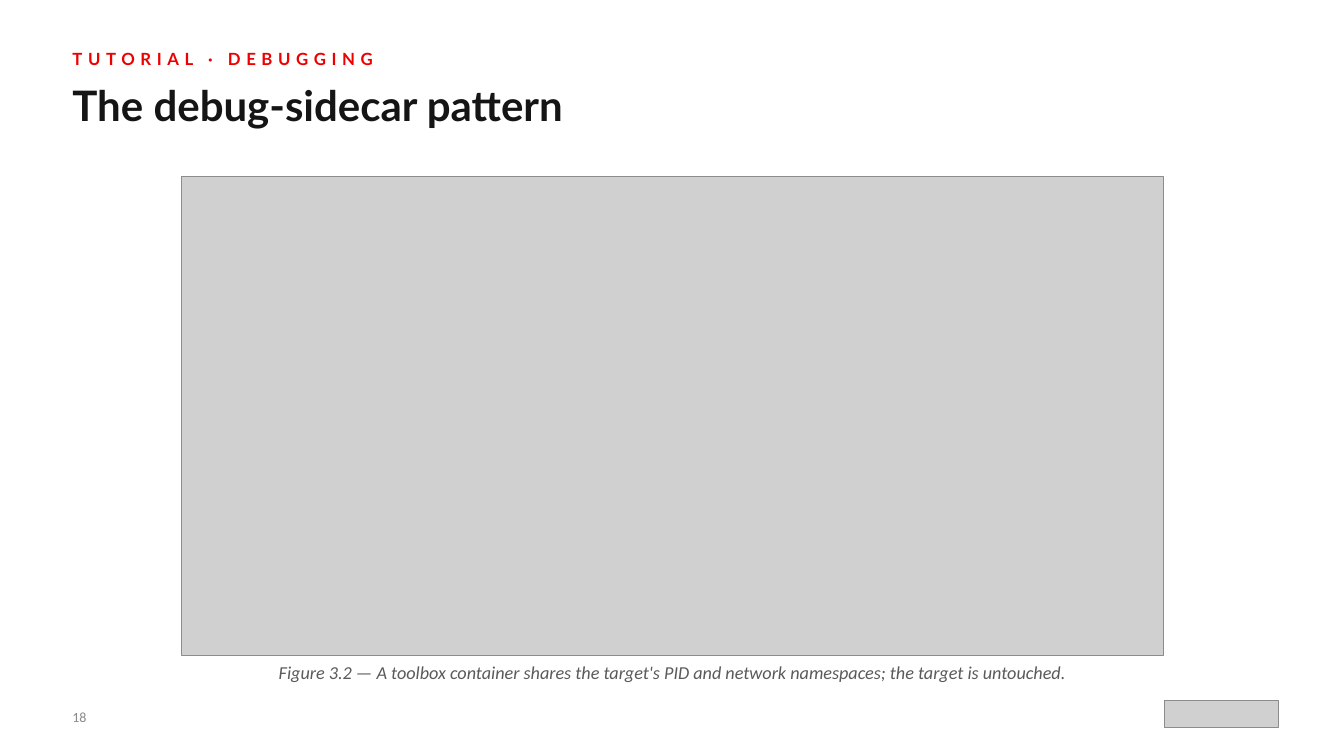
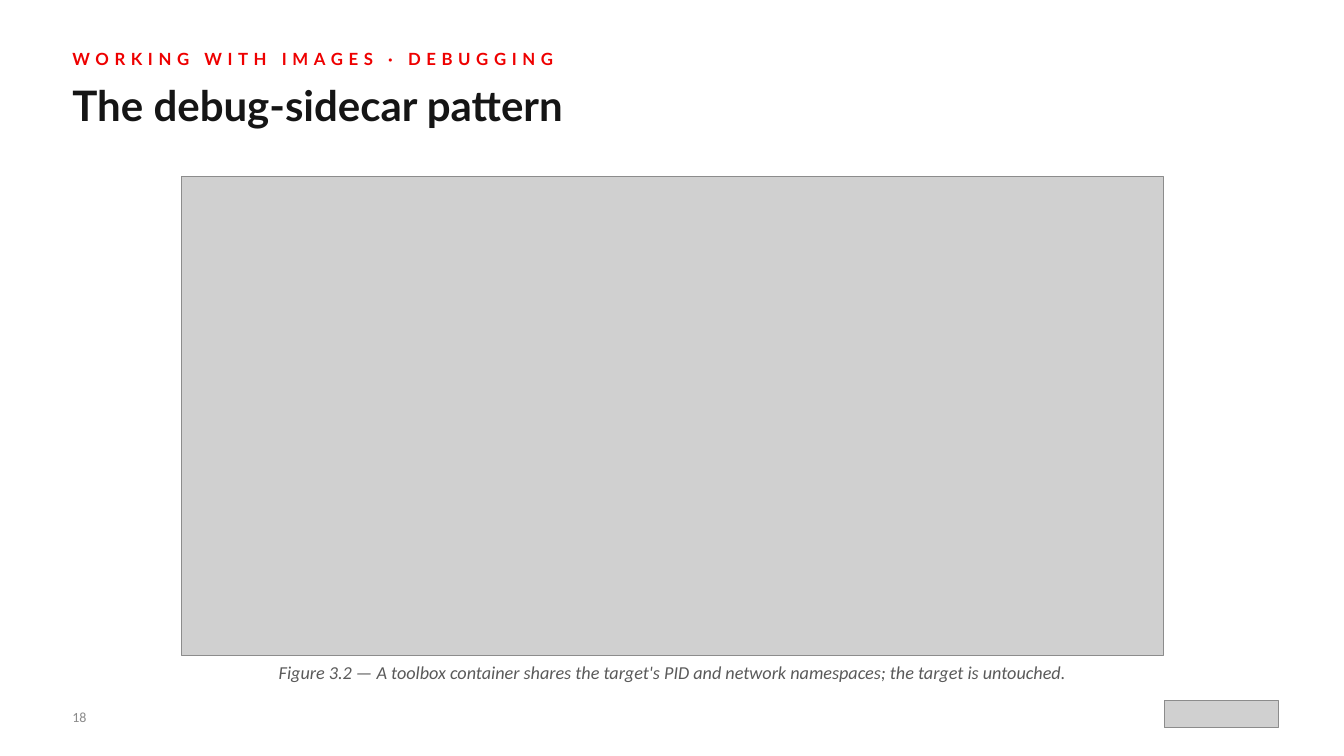
Before and after one commit to patterncatalyst/hummingbird-tutorial, a slide deck: slide 18 of presentations/hummingbird-overview.pptx. Drawn at 1344x756 pixels with LibreOffice and Linux fonts; fonts in the diff are those of the drawing; grey boxes stand for pictures. Boxes give left, top, right and bottom in pixels: in the first picture for what was removed or moved away, otherwise in the second. Text is boxed around its words. In the diff, an @@ line names an element or a change of style, - is before the commit and + after.

Commit message:
Deck r01.5: drop tutorial-companion framing and hedging words

```diff
--- a/presentations/hummingbird-overview.pptx
+++ b/presentations/hummingbird-overview.pptx
@@ text at (72,52,553,65): text changed @@
-TUTORIAL · DEBUGGING
+WORKING WITH IMAGES · DEBUGGING
```
Also in this commit, not shown: 15 other slides changed, 4 other files.
